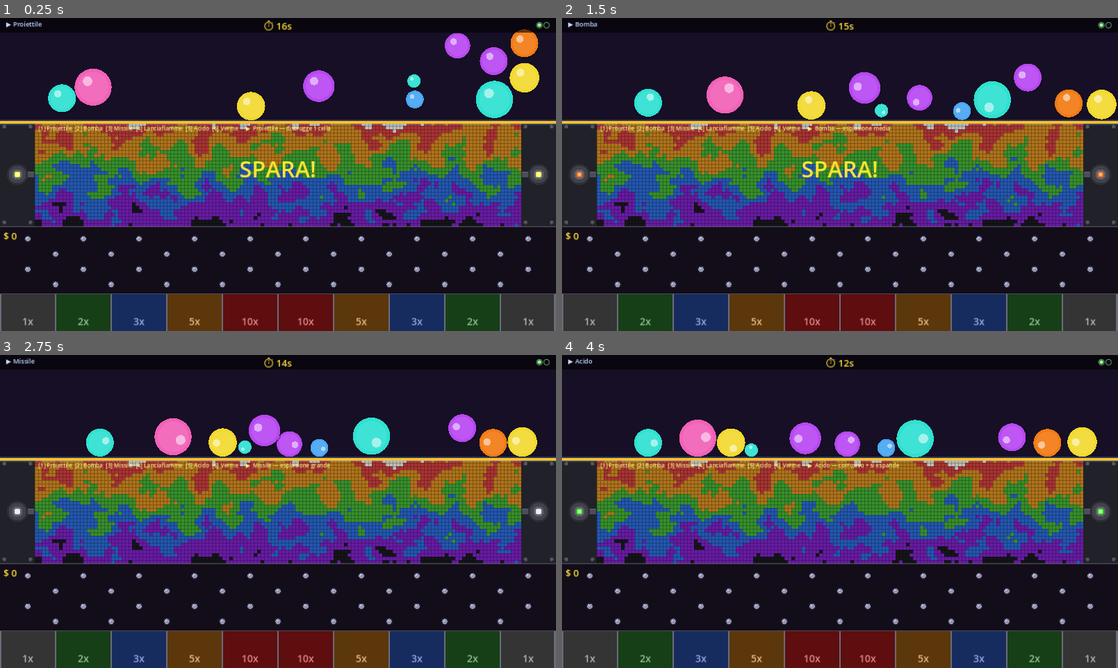
Above: before the commit, frames 1-4 (two rows, left to right).
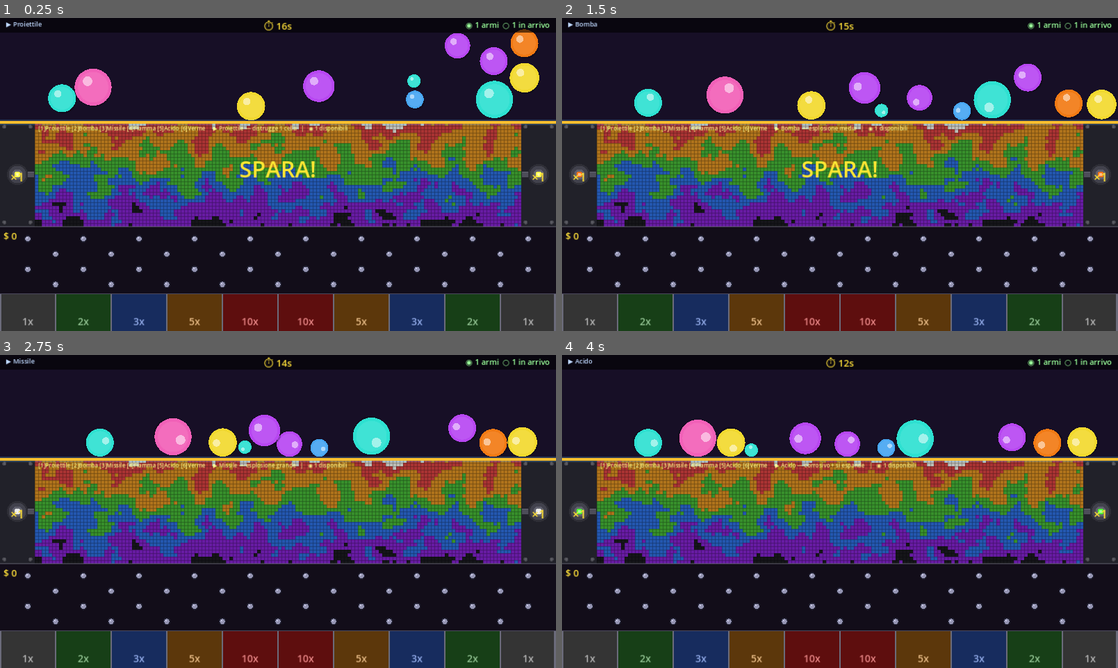
Above: after the commit, the same moments.

Repository: tanapox/TravelCalculator
Game: Godot game, scene res://scenes/Main.tscn
Two runs of this game, one before a commit and one after it. Both use one fixed random seed, a clock stepped at 60 frames per second and the inputs below.
Inputs (mouse positions are in pixels of both pictures, inside the frame that each line leads up to):
- Up to frame 1 (0.25 s): no input
- Up to frame 2 (1.5 s): tap Enter at 0.5 s; move the mouse to (962, 158) at 0.52 s; tap 1 at 0.6 s; click (962, 158) at 0.67 s; move the mouse to (728, 190) at 1.27 s; tap 2 at 1.35 s; click (728, 190) at 1.42 s
- Up to frame 3 (2.75 s): move the mouse to (333, 442) at 2.02 s; tap 3 at 2.1 s; click (333, 442) at 2.17 s
- Up to frame 4 (4 s): move the mouse to (812, 574) at 2.77 s; tap 4 at 2.85 s; click (812, 574) at 2.92 s; move the mouse to (1006, 558) at 3.52 s; tap 5 at 3.6 s; click (1006, 558) at 3.67 s

The runs differ from the first frame. In frame 1, 0.7% of the frame differs, in the area x 2-99%, y 1-53%; in frame 2, 0.7%; in frame 3, 0.7%; in frame 4, 0.7%.

Commit message:
Random targets in terrain, weapon count visible on panels and HUD
- _launch_from_panel now picks a random (tx, ty) inside the terrain
  grid on every shot instead of always firing to a fixed percentage
- shots_available count drawn as "×N" on both launcher panels via
  draw_string, updates automatically when the count changes
- _refresh_label includes "◉ N disponibili" / "✦ N attive" status
- HUD shots label shows "◉ 3 armi  ✦ 2 piazzate  ○ 1 in arrivo"
  instead of repeated symbols (scales to any count)

Co-Authored-By: Claude Sonnet 4.6 <noreply@anthropic.com>
Claude-Session: https://claude.ai/code/session_01QzGJouKABdY15psrR5EvZo

Diff:
--- a/scripts/DestructibleArea.gd
+++ b/scripts/DestructibleArea.gd
@@ -97,6 +97,7 @@
 var _vfx:         Array = []
 
 var _placed_weapons: Array = []
+var _shots_last:     int   = -1
 
 var _label: Label
 
@@ -288,6 +289,14 @@
 func _draw() -> void:
 	_draw_launcher_panel(LEFT_LAUNCHER,  Rect2(0,              0, LAUNCHER_W, AREA_H), true)
 	_draw_launcher_panel(RIGHT_LAUNCHER, Rect2(AREA_W - LAUNCHER_W, 0, LAUNCHER_W, AREA_H), false)
+	if shots_available > 0:
+		var font: Font = ThemeDB.fallback_font
+		var txt: String = "×%d" % shots_available
+		var cy: float   = float(AREA_H) * 0.5 + 16.0
+		draw_string(font, Vector2(0.0,                       cy), txt,
+		            HORIZONTAL_ALIGNMENT_CENTER, float(LAUNCHER_W),   28, Color(1.0, 0.88, 0.2))
+		draw_string(font, Vector2(float(AREA_W - LAUNCHER_W), cy), txt,
+		            HORIZONTAL_ALIGNMENT_CENTER, float(LAUNCHER_W),   28, Color(1.0, 0.88, 0.2))
 	for pw in _placed_weapons:
 		var cx: float  = float(LAUNCHER_W) * 0.5 if not pw.from_right \
 		                 else float(AREA_W) - float(LAUNCHER_W) * 0.5
@@ -320,6 +329,11 @@
 # ── Process ───────────────────────────────────────────────────────────────────
 
 func _process(delta: float) -> void:
+	if shots_available != _shots_last:
+		_shots_last = shots_available
+		queue_redraw()
+		_refresh_label()
+
 	var terrain_dirty := false
 	var need_overlay  := false
 
@@ -448,17 +462,17 @@
 
 func _launch_from_panel(panel_y: float, from_right: bool, weapon: Weapon) -> void:
 	var launcher: Vector2
-	var target: Vector2
 	if from_right:
 		launcher = Vector2(float(AREA_W) - float(LAUNCHER_W) * 0.5, panel_y)
-		target   = Vector2(float(GRID_X) + float(COLS * CELL) * 0.3, panel_y)
 	else:
 		launcher = Vector2(float(LAUNCHER_W) * 0.5, panel_y)
-		target   = Vector2(float(GRID_X) + float(COLS * CELL) * 0.7, panel_y)
+	var tx: float  = randf_range(float(GRID_X) + float(CELL) * 3,
+	                             float(AREA_W - LAUNCHER_W) - float(CELL) * 3)
+	var ty: float  = randf_range(float(CELL) * 2, float(AREA_H) - float(CELL) * 2)
 	var spd: float = float(WEAPONS[weapon].speed) * GameState.projectile_speed_mult()
 	_projectiles.append({
 		"start":  launcher,
-		"target": target,
+		"target": Vector2(tx, ty),
 		"arc_h":  float(WEAPONS[weapon].arc_h),
 		"t":      0.0,
 		"speed":  spd,
@@ -589,7 +603,14 @@
 
 func _refresh_label() -> void:
 	var w: Dictionary = WEAPONS[current_weapon]
+	var shots_txt: String
+	if shots_available > 0:
+		shots_txt = "   |   ◉ %d disponibili" % shots_available
+	elif _placed_weapons.size() > 0:
+		shots_txt = "   |   ✦ %d attive" % _placed_weapons.size()
+	else:
+		shots_txt = ""
 	_label.text = (
-		"[1] Proiettile  [2] Bomba  [3] Missile  [4] Lanciafiamme  [5] Acido  [6] Verme"
-		+ "     ▶  %s — %s" % [w.name, w.desc]
+		"[1]Proiettile [2]Bomba [3]Missile [4]Fiamma [5]Acido [6]Verme"
+		+ "     ▶ %s — %s%s" % [w.name, w.desc, shots_txt]
 	)
--- a/scripts/Main.gd
+++ b/scripts/Main.gd
@@ -353,9 +353,11 @@
 
 			_hud_timer.text = "⏱ %ds" % t
 
-			# Simboli: ✦ usata, ◉ pronta, ○ in arrivo
-			var s := "✦".repeat(used) + "◉".repeat(ready) + "○".repeat(coming)
-			_hud_shots.text = s
+			var parts: Array = []
+			if ready  > 0: parts.append("◉ %d armi" % ready)
+			if used   > 0: parts.append("✦ %d piazzate" % used)
+			if coming > 0: parts.append("○ %d in arrivo" % coming)
+			_hud_shots.text = "  ".join(parts)
 
 			var wname: String = DestructibleArea.WEAPONS[_terrain.current_weapon].name
 			_hud_weapon.text = "▶ " + wname
